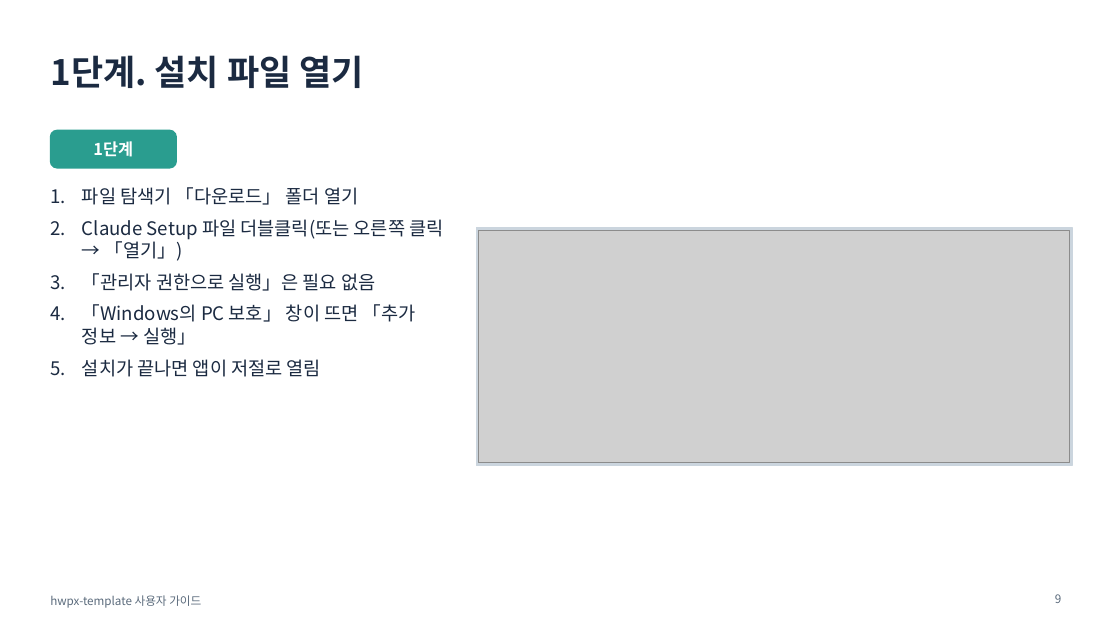
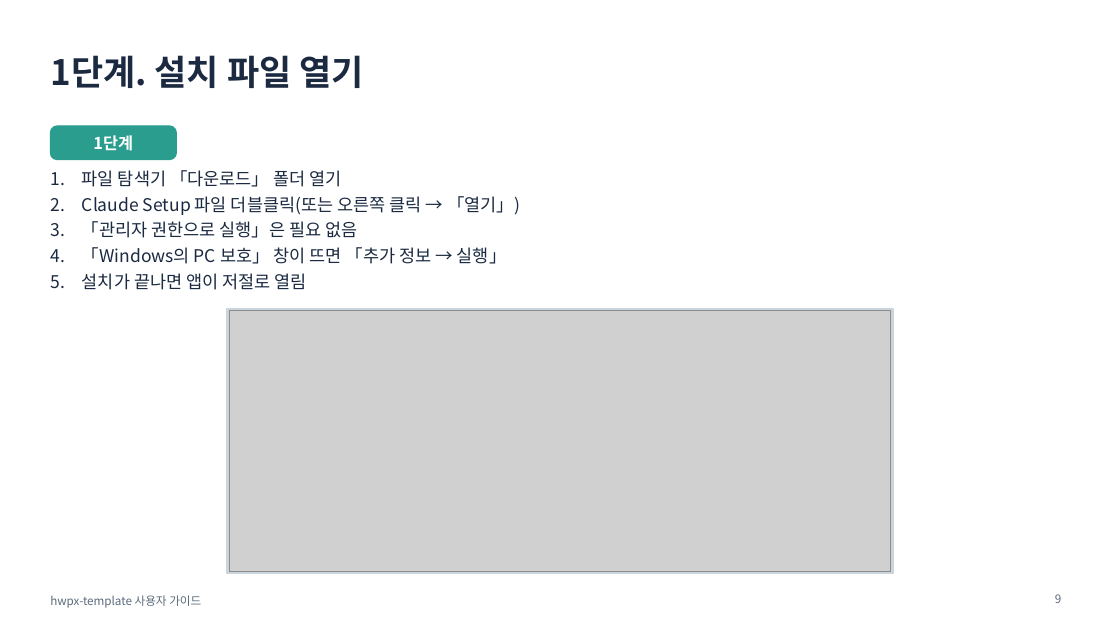
Before and after one commit to emilyJ7/hwpx-template-public, a slide deck: slide 9 of docs/사용자가이드.pptx. Drawn at 1120x630 pixels with LibreOffice and Linux fonts; fonts in the diff are those of the drawing; grey boxes stand for pictures. Boxes give left, top, right and bottom in pixels: in the first picture for what was removed or moved away, otherwise in the second. Text is boxed around its words. In the diff, an @@ line names an element or a change of style, - is before the commit and + after.

```diff
--- a/docs/사용자가이드.pptx
+++ b/docs/사용자가이드.pptx
@@ text "1단계": place and size @@
-text "1단계" at <box>93,141,133,157</box>
+text "1단계" at <box>93,135,133,151</box>
@@ rounded rectangle: place and size @@
-rounded rectangle at <box>50,130,176,168</box>
+rounded rectangle at <box>50,126,176,160</box>
@@ rounded rectangle at <box>50,126,176,160</box>: proportions changed @@
@@ text "파일 탐색기 「다운로드」 폴더 열기": place and size @@
-text "파일 탐색기 「다운로드」 폴더 열기" at <box>82,187,443,377</box>
+text "파일 탐색기 「다운로드」 폴더 열기" at <box>82,170,520,290</box>
@@ text "파일 탐색기 「다운로드」 폴더 열기" at <box>82,170,520,290</box>: size 16 to 15 pt; less space between paragraphs @@
@@ rectangle: place and size @@
-rectangle at <box>476,228,1072,465</box>
+rectangle at <box>227,308,893,574</box>
@@ picture: place and size @@
-picture at <box>479,230,1070,463</box>
+picture at <box>229,311,891,571</box>
```
Also in this commit, not shown: 2 other slides changed, 1 slide added, 8 other files.
